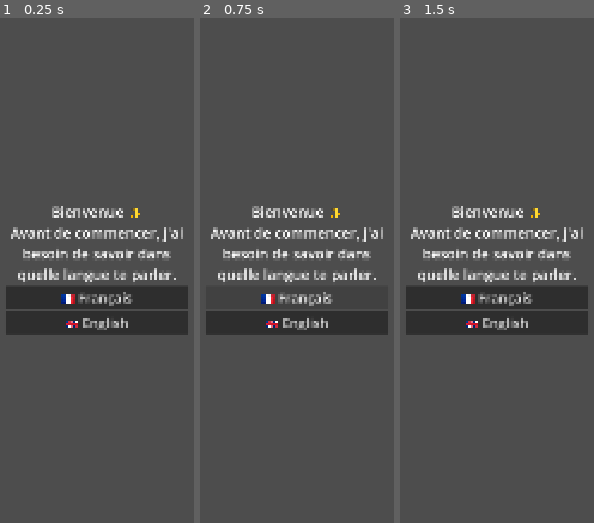
Above: before the commit, frames 1-3 (left to right).
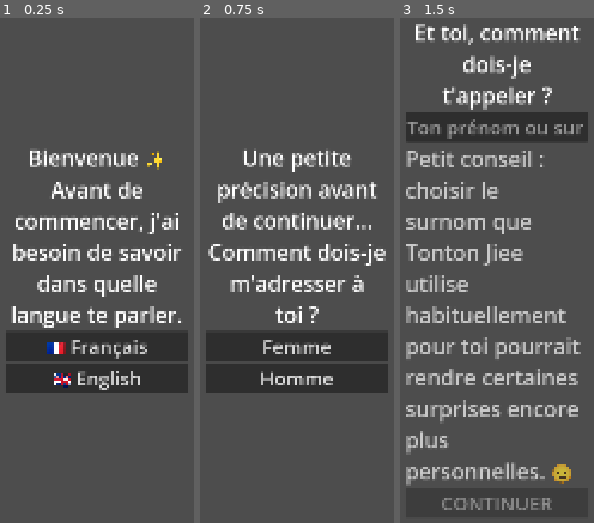
Above: after the commit, the same moments.

Repository: miaex/My-Game
Game: Godot game, scene res://scenes/onboarding/Onboarding.tscn
Same seed, same stepped clock (60 frames per second), same inputs: the game is played once before the commit and once after it.
Inputs (mouse positions are in pixels of both pictures, inside the frame that each line leads up to):
- Up to frame 1 (0.25 s): no input
- Up to frame 2 (0.75 s): click "🇫🇷 Français" at 0.5 s
- Up to frame 3 (1.5 s): click (497, 346) at 1.25 s, where only the run after the commit has a clickable "Femme"

The runs differ from the first frame. In frame 1, 24% of the frame differs, in the area x 3-97%, y 26-75%; in frame 2, 22%; in frame 3, 29%, in the area x 3-97%, y 1-98%.
Error before the commit: Parse Error: Cannot find member "SCREEN_ORIENTATION_PORTRAIT" in base "DisplayServer". (res://scripts/autoload/GameData.gd:55)

Commit message:
Fix SCREEN_PORTRAIT constant name, bigger font sizes

Diff:
--- a/assets/theme/default_theme.tres
+++ b/assets/theme/default_theme.tres
@@ -1,7 +1,7 @@
 [gd_resource type="Theme" format=3]
 
 [resource]
-default_font_size = 34
-Button/font_sizes/font_size = 32
-Label/font_sizes/font_size = 34
-LineEdit/font_sizes/font_size = 32
+default_font_size = 52
+Button/font_sizes/font_size = 46
+Label/font_sizes/font_size = 52
+LineEdit/font_sizes/font_size = 46
--- a/scripts/autoload/GameData.gd
+++ b/scripts/autoload/GameData.gd
@@ -52,7 +52,7 @@
 
 
 func _ready() -> void:
-	DisplayServer.screen_set_orientation(DisplayServer.SCREEN_ORIENTATION_PORTRAIT)
+	DisplayServer.screen_set_orientation(DisplayServer.SCREEN_PORTRAIT)
 
 	_load_categories()
 	_load_translations()
